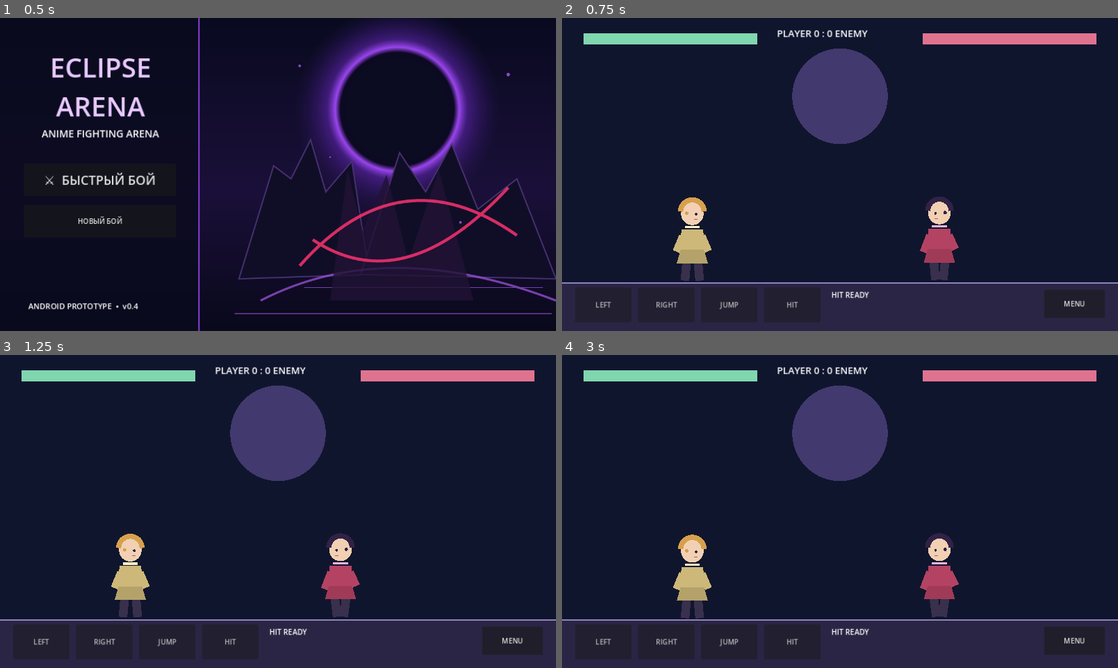
Above: before the commit, frames 1-4 (two rows, left to right).
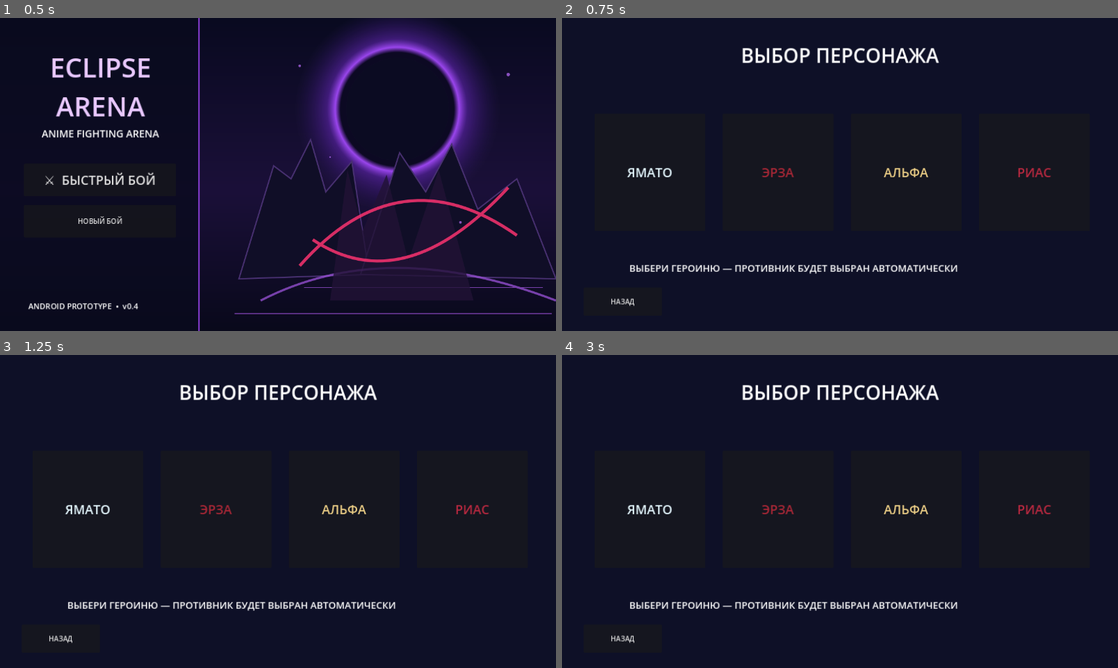
Above: after the commit, the same moments.

Repository: PerchikHot/Eclipse-Arena-
Game: Godot game, scene res://scenes/Main.tscn
Same seed, same stepped clock (60 frames per second), same inputs: the game is played once before the commit and once after it.
Inputs (mouse positions are in pixels of both pictures, inside the frame that each line leads up to):
- Up to frame 1 (0.5 s): no input
- Up to frame 2 (0.75 s): click "⚔ БЫСТРЫЙ БОЙ" at 0.5 s
- Up to frame 3 (1.25 s): no input
- Up to frame 4 (3 s): click (650, 508) at 1.25 s, where only the run after the commit has a clickable "ЯМАТО"; click "MENU" at 2 s; click "НОВЫЙ БОЙ" at 2.75 s

Frame 1 is identical in both runs. In frame 2, 21% of the frame differs, in the area x 0-100%, y 3-100%; in frame 3, 21%; in frame 4, 21%.

Commit message:
Implement four-character selection screen and distinct fighter appearances

Diff:
--- a/scripts/main.gd
+++ b/scripts/main.gd
@@ -34,6 +34,16 @@
 var audio_players: Array[AudioStreamPlayer] = []
 var sound_library: Dictionary = {}
 var sound_slot := 0
+var fighter_names := ["ЯМАТО", "ЭРЗА", "АЛЬФА", "РИАС"]
+var fighter_colors := [Color("#f0eceb"), Color("#b73545"), Color("#1c263f"), Color("#421c49")]
+var fighter_hair := [Color("#e5f8ff"), Color("#a92736"), Color("#edcf86"), Color("#b7283f")]
+var selected_fighter := 0
+var enemy_fighter := 1
+var selection_layer: Control
+var selection_title: Label
+var selection_buttons: Array[Button] = []
+var player_name_label: Label
+var enemy_name_label: Label
 
 func _ready() -> void:
     sound_library["swing"] = make_sound(0.13, 220.0, 90.0, 0.14, 0)
@@ -60,6 +70,14 @@
         held[label] = false
         button.button_down.connect(func(): held[label] = true)
         button.button_up.connect(func(): held[label] = false)
+    player_name_label = Label.new()
+    player_name_label.position = Vector2(50, 5)
+    player_name_label.add_theme_font_size_override("font_size", 20)
+    add_child(player_name_label)
+    enemy_name_label = Label.new()
+    enemy_name_label.position = Vector2(830, 5)
+    enemy_name_label.add_theme_font_size_override("font_size", 20)
+    add_child(enemy_name_label)
     score_label = Label.new()
     score_label.position = Vector2(495, 20)
     score_label.add_theme_font_size_override("font_size", 22)
@@ -117,15 +135,14 @@
     start_button.position = Vector2(55, 335)
     start_button.size = Vector2(350, 75)
     start_button.add_theme_font_size_override("font_size", 29)
-    start_button.pressed.connect(start_game)
+    start_button.pressed.connect(show_selection)
     menu_layer.add_child(start_button)
     var reset_button := Button.new()
     reset_button.text = "НОВЫЙ БОЙ"
     reset_button.position = Vector2(55, 430)
     reset_button.size = Vector2(350, 75)
     reset_button.pressed.connect(func() -> void:
-        restart_round()
-        start_game()
+        show_selection()
     )
     menu_layer.add_child(reset_button)
     var version_label := Label.new()
@@ -133,7 +150,60 @@
     version_label.position = Vector2(65, 650)
     version_label.add_theme_font_size_override("font_size", 18)
     menu_layer.add_child(version_label)
+    selection_layer = Control.new()
+    selection_layer.visible = false
+    add_child(selection_layer)
+    var selection_shade := ColorRect.new()
+    selection_shade.color = Color("#0e1027")
+    selection_shade.size = Vector2(1280, 720)
+    selection_layer.add_child(selection_shade)
+    selection_title = Label.new()
+    selection_title.text = "ВЫБОР ПЕРСОНАЖА"
+    selection_title.position = Vector2(275, 55)
+    selection_title.size = Vector2(730, 80)
+    selection_title.horizontal_alignment = HORIZONTAL_ALIGNMENT_CENTER
+    selection_title.add_theme_font_size_override("font_size", 45)
+    selection_layer.add_child(selection_title)
+    for i in range(fighter_names.size()):
+        var fighter_button := Button.new()
+        fighter_button.text = fighter_names[i]
+        fighter_button.position = Vector2(75 + i * 295, 220)
+        fighter_button.size = Vector2(255, 270)
+        fighter_button.add_theme_font_size_override("font_size", 29)
+        fighter_button.add_theme_color_override("font_color", fighter_hair[i])
+        fighter_button.pressed.connect(select_fighter.bind(i))
+        selection_layer.add_child(fighter_button)
+        selection_buttons.append(fighter_button)
+    var selection_hint := Label.new()
+    selection_hint.text = "ВЫБЕРИ ГЕРОИНЮ — ПРОТИВНИК БУДЕТ ВЫБРАН АВТОМАТИЧЕСКИ"
+    selection_hint.position = Vector2(155, 560)
+    selection_hint.add_theme_font_size_override("font_size", 22)
+    selection_layer.add_child(selection_hint)
+    var back_button := Button.new()
+    back_button.text = "НАЗАД"
+    back_button.position = Vector2(50, 620)
+    back_button.size = Vector2(180, 65)
+    back_button.pressed.connect(func() -> void:
+        selection_layer.visible = false
+        show_menu()
+    )
+    selection_layer.add_child(back_button)
     show_menu()
+
+func show_selection() -> void:
+    play_sound("menu")
+    in_menu = true
+    menu_layer.visible = false
+    selection_layer.visible = true
+
+func select_fighter(index: int) -> void:
+    selected_fighter = index
+    enemy_fighter = (index + randi_range(1, 3)) % fighter_names.size()
+    player_name_label.text = fighter_names[selected_fighter]
+    enemy_name_label.text = fighter_names[enemy_fighter]
+    selection_layer.visible = false
+    restart_round()
+    start_game()
 
 func make_sound(duration: float, start_hz: float, end_hz: float, volume: float, noise_mix: int) -> AudioStreamWAV:
     var sample_rate := 22050
@@ -171,6 +241,7 @@
     play_sound("menu")
     in_menu = true
     menu_layer.visible = true
+    selection_layer.visible = false
     for key in controls.keys():
         controls[key].visible = false
     pause_button.visible = false
@@ -186,6 +257,8 @@
     pause_button.visible = true
     cooldown_label.visible = true
     restart_button.visible = round_over
+    player_name_label.text = fighter_names[selected_fighter]
+    enemy_name_label.text = fighter_names[enemy_fighter]
 
 func restart_round() -> void:
     hp_left = 100
@@ -299,8 +372,8 @@
     draw_circle(Vector2(640, 180), 110, Color("#42396e"))
     draw_rect(Rect2(0, 610, 1280, 110), Color("#2a2544"))
     draw_line(Vector2(0, 610), Vector2(1280, 610), Color("#8e84be"), 4)
-    draw_fighter(Vector2(x_left, y_left), Color("#ffffff") if player_hit_fx > 0.0 else Color("#cdb879"), player_attack_fx > 0.0, x_right >= x_left, player_motion, true)
-    draw_fighter(Vector2(x_right, 610), Color("#ffffff") if enemy_hit_fx > 0.0 else Color("#b44363"), enemy_attack_fx > 0.0, x_left >= x_right, enemy_motion, false)
+    draw_fighter(Vector2(x_left, y_left), Color("#ffffff") if player_hit_fx > 0.0 else fighter_colors[selected_fighter], player_attack_fx > 0.0, x_right >= x_left, player_motion, true)
+    draw_fighter(Vector2(x_right, 610), Color("#ffffff") if enemy_hit_fx > 0.0 else fighter_colors[enemy_fighter], enemy_attack_fx > 0.0, x_left >= x_right, enemy_motion, false)
     if enemy_hit_fx > 0.0:
         draw_circle(Vector2(x_right, 470), 12.0 + enemy_hit_fx * 55.0, Color("#ffd56c", enemy_hit_fx * 3.0))
     if player_hit_fx > 0.0:
@@ -315,8 +388,9 @@
     var step: float = sin(animation_clock * 12.0) * 10.0 if absf(motion) > 0.1 else 0.0
     var bob: float = absf(sin(animation_clock * 12.0)) * 3.0 if absf(motion) > 0.1 else sin(animation_clock * 2.0) * 2.0
     var body: Vector2 = origin + Vector2(0, -bob)
-    var hair: Color = Color("#d7a04d") if is_player else Color("#312245")
-    var trim: Color = Color("#fff0c7") if is_player else Color("#f4b6db")
+    var fighter_id: int = selected_fighter if is_player else enemy_fighter
+    var hair: Color = fighter_hair[fighter_id]
+    var trim: Color = Color("#a2efff") if fighter_id == 0 else Color("#f3c574") if fighter_id == 2 else Color("#ffd4df")
     var boot: Color = Color("#38304c")
     draw_line(body + Vector2(-13, -48), body + Vector2(-17 + step, -5), boot, 20.0)
     draw_line(body + Vector2(13, -48), body + Vector2(17 - step, -5), boot, 20.0)
@@ -331,6 +405,18 @@
     draw_colored_polygon(PackedVector2Array([body + Vector2(-27, -76), body + Vector2(27, -76), body + Vector2(36, -45), body + Vector2(-36, -45)]), color.darkened(0.12))
     draw_circle(body + Vector2(0, -159), 26.0, Color("#f2d0b3"))
     draw_arc(body + Vector2(0, -164), 27.0, PI, TAU, 18, hair, 12.0)
+    if fighter_id == 0:
+        draw_line(body + Vector2(-19, -182), body + Vector2(-29, -215), Color("#b83b37"), 11.0)
+        draw_line(body + Vector2(19, -182), body + Vector2(29, -215), Color("#b83b37"), 11.0)
+        draw_line(body + Vector2(15, -181), body + Vector2(37, -100), Color("#68d5db"), 12.0)
+    elif fighter_id == 2:
+        draw_colored_polygon(PackedVector2Array([body + Vector2(-24,-165), body + Vector2(-48,-172), body + Vector2(-25,-151)]), Color("#efc3a4"))
+        draw_colored_polygon(PackedVector2Array([body + Vector2(24,-165), body + Vector2(48,-172), body + Vector2(25,-151)]), Color("#efc3a4"))
+    elif fighter_id == 1:
+        draw_line(body + Vector2(18,-180), body + Vector2(28,-102), hair, 15.0)
+    elif fighter_id == 3:
+        draw_line(body + Vector2(-20,-180), body + Vector2(-35,-100), hair, 16.0)
+        draw_line(body + Vector2(20,-180), body + Vector2(35,-100), hair, 16.0)
     draw_circle(body + Vector2(-13 * facing, -160), 4.0, hair)
     draw_circle(body + Vector2(9 * facing, -158), 3.0, Color("#29243d"))
     draw_line(body + Vector2(4 * facing, -146), body + Vector2(12 * facing, -146), Color("#a45e69"), 2.0)
